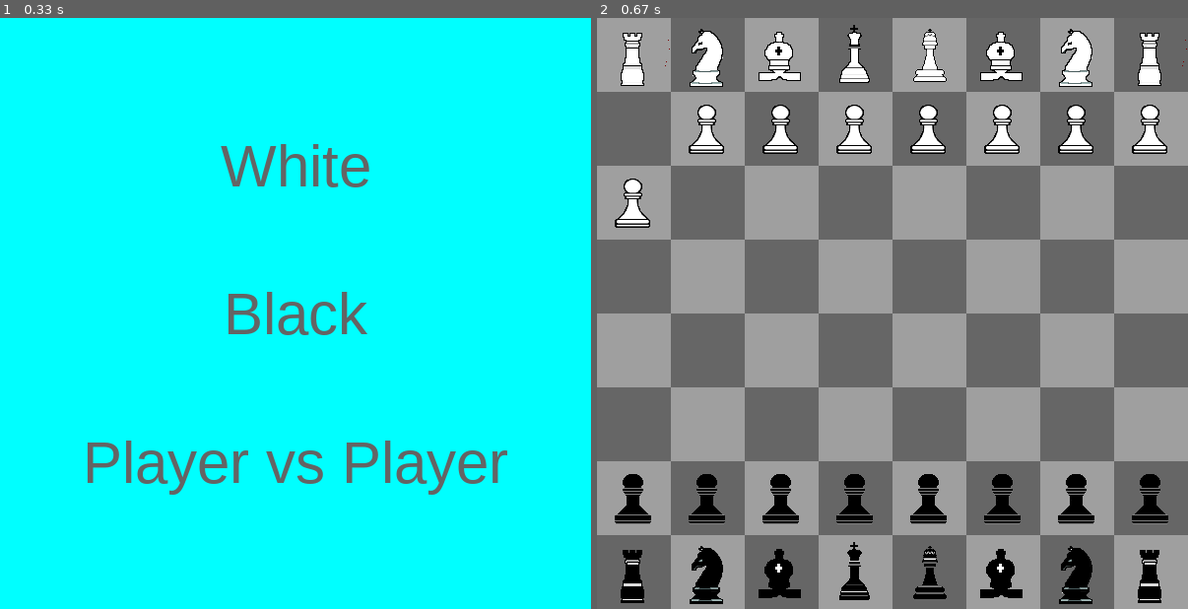
Above: before the commit, frames 1-2 (left to right).
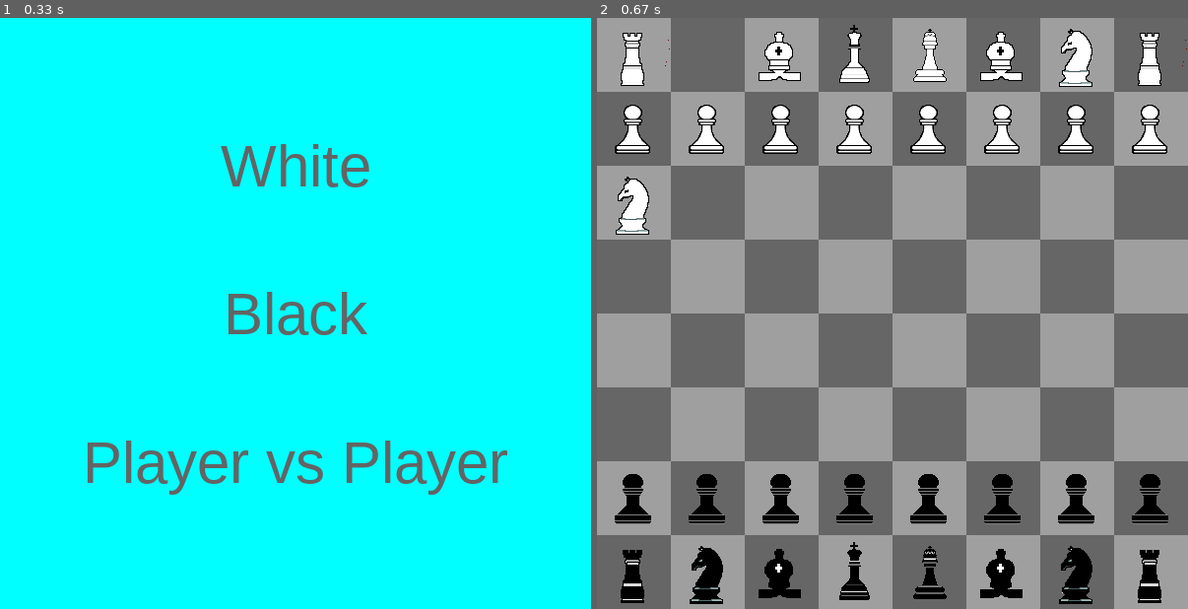
Above: after the commit, the same moments.

Repository: KallePalmunen/Shakkibotti
Game: pygame game, started from pygametester.py
Two runs of this game, one before a commit and one after it. Both use one fixed random seed, a clock stepped at 60 frames per second and the inputs below.
Inputs (mouse positions are in pixels of both pictures, inside the frame that each line leads up to):
- Up to frame 1 (0.33 s): no input
- Up to frame 2 (0.67 s): click (892, 313) at 0.38 s

Frame 1 is identical in both runs. In frame 2, 0.9% of the frame differs, in the area x 3-22%, y 1-37%.

Commit message:
Added simple traditional bot

Diff:
--- /dev/null
+++ b/basicbot.py
@@ -0,0 +1,105 @@
+import Chessbot1
+import random
+import math
+from copy import copy, deepcopy
+
+movescore = []
+
+turn = Chessbot1.turn
+moves = Chessbot1.moves
+enpassant = Chessbot1.enpassant
+board = deepcopy(Chessbot1.board)
+kingmoved = deepcopy(Chessbot1.kingmoved)
+rookmoved = deepcopy(Chessbot1.rookmoved)
+pieces = deepcopy(Chessbot1.pieces)
+positions = deepcopy(Chessbot1.positions)
+
+def update():
+    global turn, moves, enpassant, board, kingmoved, rookmoved, pieces, positions
+    turn = Chessbot1.turn
+    moves = Chessbot1.moves
+    enpassant = Chessbot1.enpassant
+    board = deepcopy(Chessbot1.board)
+    kingmoved = deepcopy(Chessbot1.kingmoved)
+    rookmoved = deepcopy(Chessbot1.rookmoved)
+    pieces = deepcopy(Chessbot1.pieces)
+    positions = deepcopy(Chessbot1.positions)
+    movescore.clear()
+
+def restore():
+    global turn, moves, enpassant, board, kingmoved, rookmoved, pieces, positions
+    Chessbot1.turn = turn
+    Chessbot1.moves = moves
+    Chessbot1.enpassant = enpassant
+    Chessbot1.board = deepcopy(board)
+    Chessbot1.kingmoved = deepcopy(kingmoved)
+    Chessbot1.rookmoved = deepcopy(rookmoved)
+    Chessbot1.pieces = deepcopy(pieces)
+    Chessbot1.positions = deepcopy(positions)
+
+def movepieceto(n, x0, y0, x1, y1):
+    if(abs(n) == 50):
+        if abs(y1 - y0) > 1:
+            whichrook = int(math.copysign(30 + (y1 > 4), n))
+            Chessbot1.board[x1][Chessbot1.board[x1].index(whichrook)] = 0
+            Chessbot1.board[x1][y1 + int(math.copysign(1, 4-y1))] = whichrook
+        Chessbot1.kingmoved[(n > 0)] = 1
+    Chessbot1.board[x0][y0] = 0
+    if(abs(n) == 30 or abs(n) == 31):
+        Chessbot1.rookmoved[(n >0)][abs(n)-30] = 1
+    if Chessbot1.promote(n, x1):
+        print('Type 1 for knight, 2 for bishope, 3 for rook, 4 for queen')
+        promoteto = 4
+        Chessbot1.board[x1][y1] = int(math.copysign(1, n))*(promoteto*10+Chessbot1.pieces[promoteto][(n < 0)])
+        Chessbot1.pieces[promoteto][(n < 0)] += 1
+    else:
+        Chessbot1.board[x1][y1] = n
+    if Chessbot1.enpassant >= 0 and y1*8+x1 == Chessbot1.enpassant:
+        Chessbot1.board[x1-int(math.copysign(1, x1 - x0))][y1] = 0
+    if abs(n) < 10 and abs(x1 - x0) > 1:
+        Chessbot1.enpassant = y1*8+x0+int(math.copysign(1, x1 - x0))
+    else:
+        Chessbot1.enpassant = -1
+    Chessbot1.moves += 1
+    Chessbot1.positions.append(deepcopy(Chessbot1.board))
+
+def evaluate():
+    evaluation = 0
+    for x in range(8):
+        for y in range(8):
+            n = Chessbot1.board[x][y]
+            evaluation += math.copysign(math.ceil(abs(n)), n)\
+                + (abs(n) >= 10 and abs(n) < 50)*(x != 7*(n < 0))
+    return evaluation
+
+def basicbot():
+    update()
+    global turn
+    for n in range(1, 51):
+        for i in range(8):
+            if n in Chessbot1.board[i]:
+                for x1 in range(8):
+                    for y1 in range(8):
+                        if (Chessbot1.piecemove(n, i, Chessbot1.board[i].index(n), x1, y1)
+                            and not Chessbot1.pin(n, i, Chessbot1.board[i].index(n), x1, y1)):
+                            movepieceto(n, i, Chessbot1.board[i].index(n), x1, y1)
+                            movescore.append(evaluate())
+                            Chessbot1.turn = (Chessbot1.bot == 0)
+                        else:
+                            movescore.append(-1000000)
+                        #should call restore() here but it's too slow
+                        Chessbot1.board = deepcopy(board)
+                break
+        else:
+            for x1 in range(8):
+                for y1 in range(8):
+                    movescore.append(-1000000)
+        restore()
+    bestmove = movescore.index(max(movescore))
+    move = int(bestmove/64)+1
+    movetox = int((bestmove-math.floor(bestmove/64)*64)/8)
+    movetoy = int(bestmove-movetox*8-(move-1)*64)
+    for i in range(8):
+        if move in Chessbot1.board[i]:
+            Chessbot1.movepieceto(move, i, Chessbot1.board[i].index(move), movetox, movetoy)
+            Chessbot1.turn = (Chessbot1.bot == 0)
--- a/pygametester.py
+++ b/pygametester.py
@@ -3,6 +3,7 @@
 import time
 from copy import copy, deepcopy
 import Chessbot1
+import basicbot
 
 pygame.init()
 pygame.display.set_caption('LGG Chessbot')
@@ -18,6 +19,7 @@
 click = 0
 pselectx = -1
 pselecty = -1
+botlevel = 1
 
 screen = pygame.display.set_mode([x, y])
 
@@ -123,7 +125,10 @@
 
     if Chessbot1.turn >= 0:
         if Chessbot1.turn == Chessbot1.bot:
-            Chessbot1.botmove()
+            if botlevel == 1 and Chessbot1.bot == 0:
+                basicbot.basicbot()
+            else:
+                Chessbot1.botmove()
         Chessbot1.gameend()
 
     #Event handlers
Not shown, changed: Chessbot1.0.pyproj
Not shown, added: Shakkibotti.pyproj
Not shown, added: Shakkibotti1.pyproj
Not shown, added: Shakkibotti1.sln
